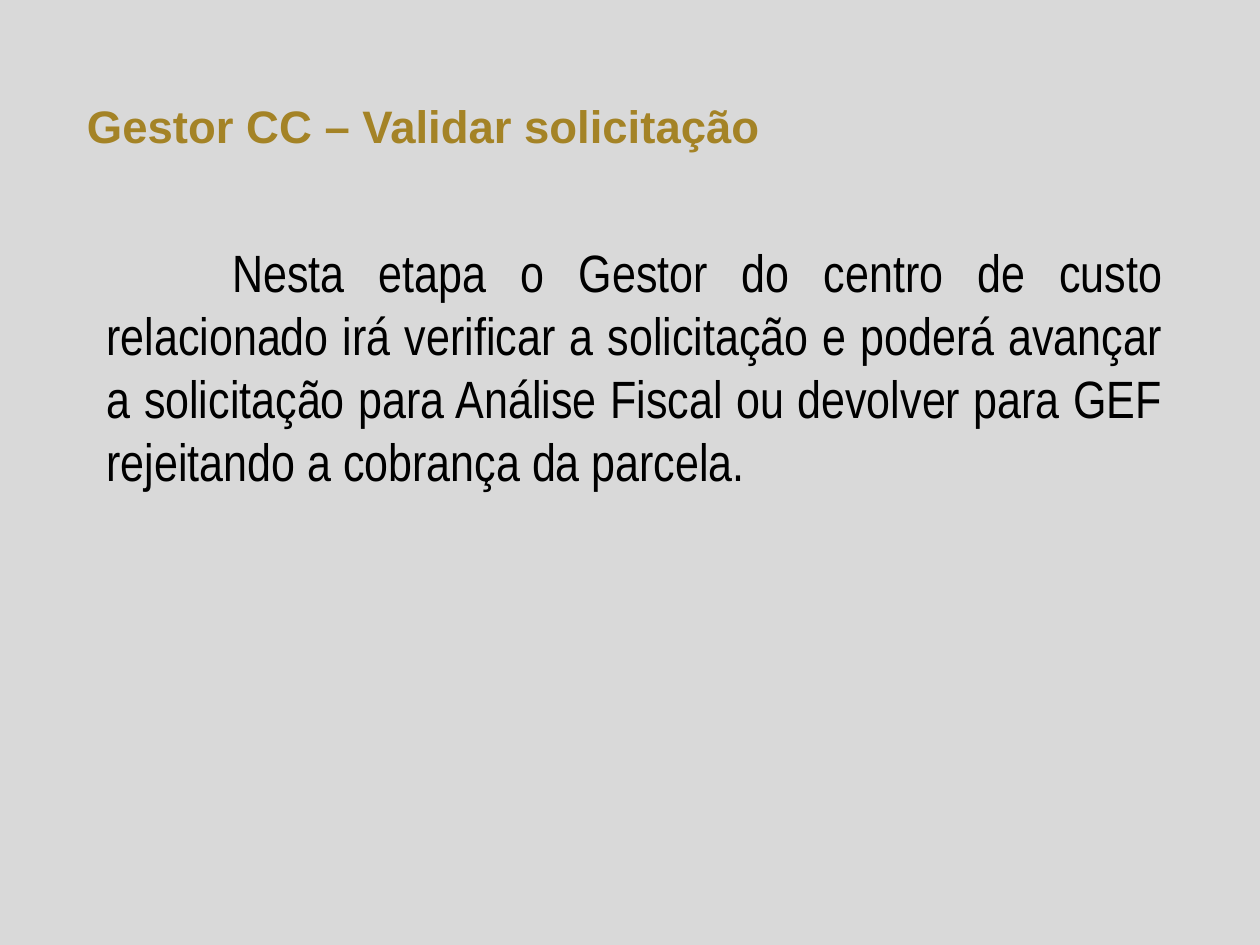
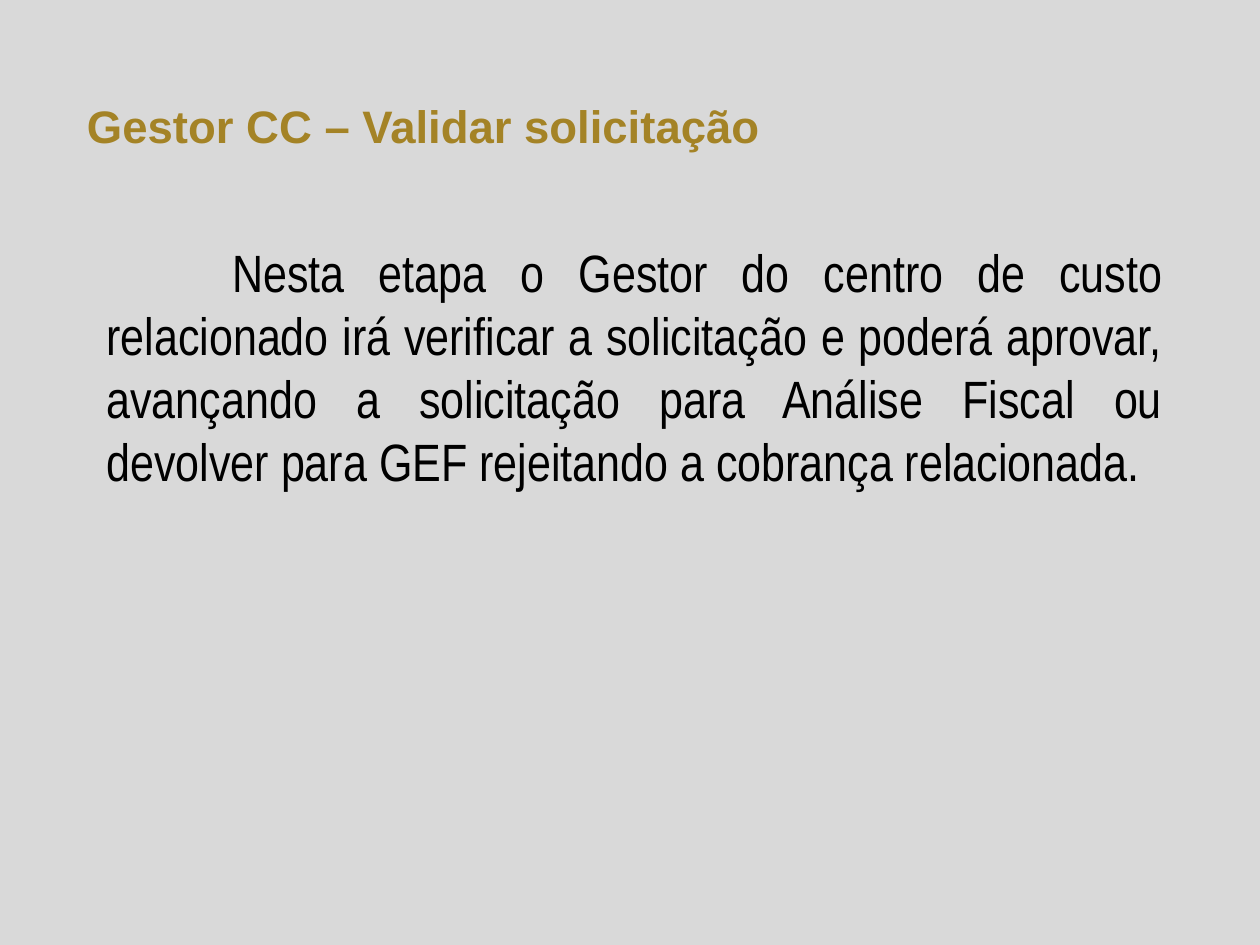
Before and after one commit to herickfreitas/Fluig_RM_ParcelaContratos, a slide deck: slide 5 of Parcelas de contratos.pptx. Drawn at 1260x945 pixels with LibreOffice and Linux fonts; fonts in the diff are those of the drawing; background and template pictures are left out. Boxes give left, top, right and bottom in pixels: in the first picture for what was removed or moved away, otherwise in the second. Text is boxed around its words. In the diff, an @@ line names an element or a change of style, - is before the commit and + after.

```diff
--- a/Parcelas de contratos.pptx
+++ b/Parcelas de contratos.pptx
@@ text at bbox=[107, 254, 1162, 492]: text changed @@
-Nesta etapa o Gestor do centro de custo relacionado irá verificar a solicitação e poderá avançar a solicitação para Análise Fiscal ou devolver para GEF rejeitando a cobrança da parcela.
+Nesta etapa o Gestor do centro de custo relacionado irá verificar a solicitação e poderá aprovar, avançando a solicitação para Análise Fiscal ou devolver para GEF rejeitando a cobrança relacionada.
```
Also in this commit, not shown: 1 other slide changed.
